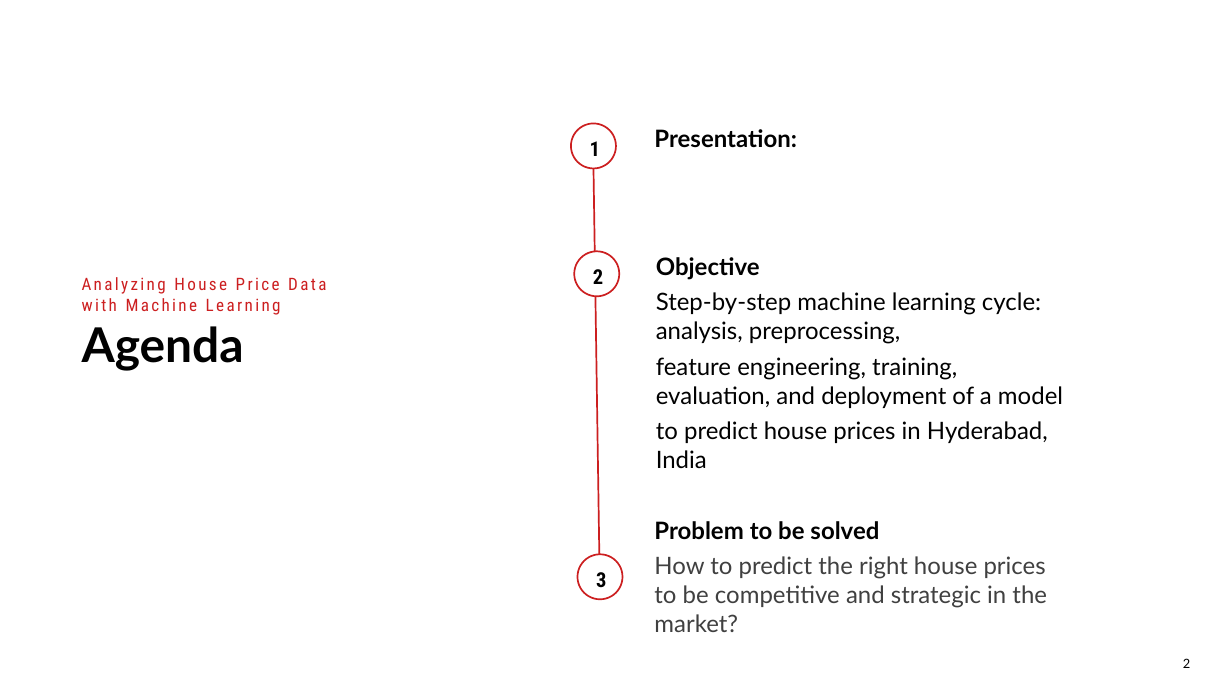
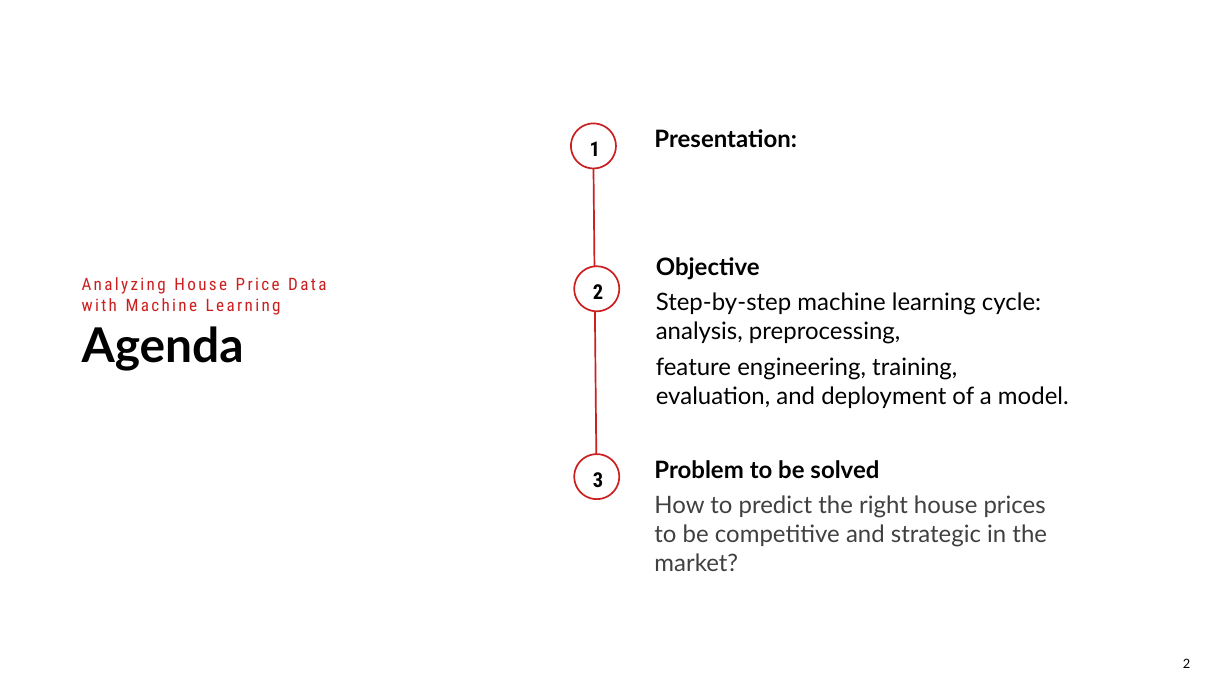
Before and after one commit to albertbolanoss/labs_machine_learning, a slide deck: slide 2 of layers/Case Study_Analyzing House Price Data with Machine Learning.pptx. Drawn at 1232x693 pixels with LibreOffice and Linux fonts; fonts in the diff are those of the drawing; background and template pictures are left out. Boxes give left, top, right and bottom in pixels: in the first picture for what was removed or moved away, otherwise in the second. Text is boxed around its words. In the diff, an @@ line names an element or a change of style, - is before the commit and + after.

```diff
--- a/layers/Case Study_Analyzing House Price Data with Machine Learning.pptx
+++ b/layers/Case Study_Analyzing House Price Data with Machine Learning.pptx
@@ line moved from (594, 169) - (600, 599) to (594, 169) - (596, 499) @@
@@ ellipse "2": place and size @@
-ellipse "2" at (574,251,620,297)
+ellipse "2" at (574,266,620,312)
@@ text at (656,357,1069,408): text changed @@
-feature engineering, training, evaluation, and deployment of a model
-to predict house prices in Hyderabad, India
+feature engineering, training, evaluation, and deployment of a model.
@@ ellipse "3": place and size @@
-ellipse "3" at (578,554,623,600)
+ellipse "3" at (574,455,620,500)
@@ text "Problem to be solved": place and size @@
-text "Problem to be solved" at (654,521,1047,632)
+text "Problem to be solved" at (654,460,1047,571)
```
Also in this commit, not shown: 3 other files.
